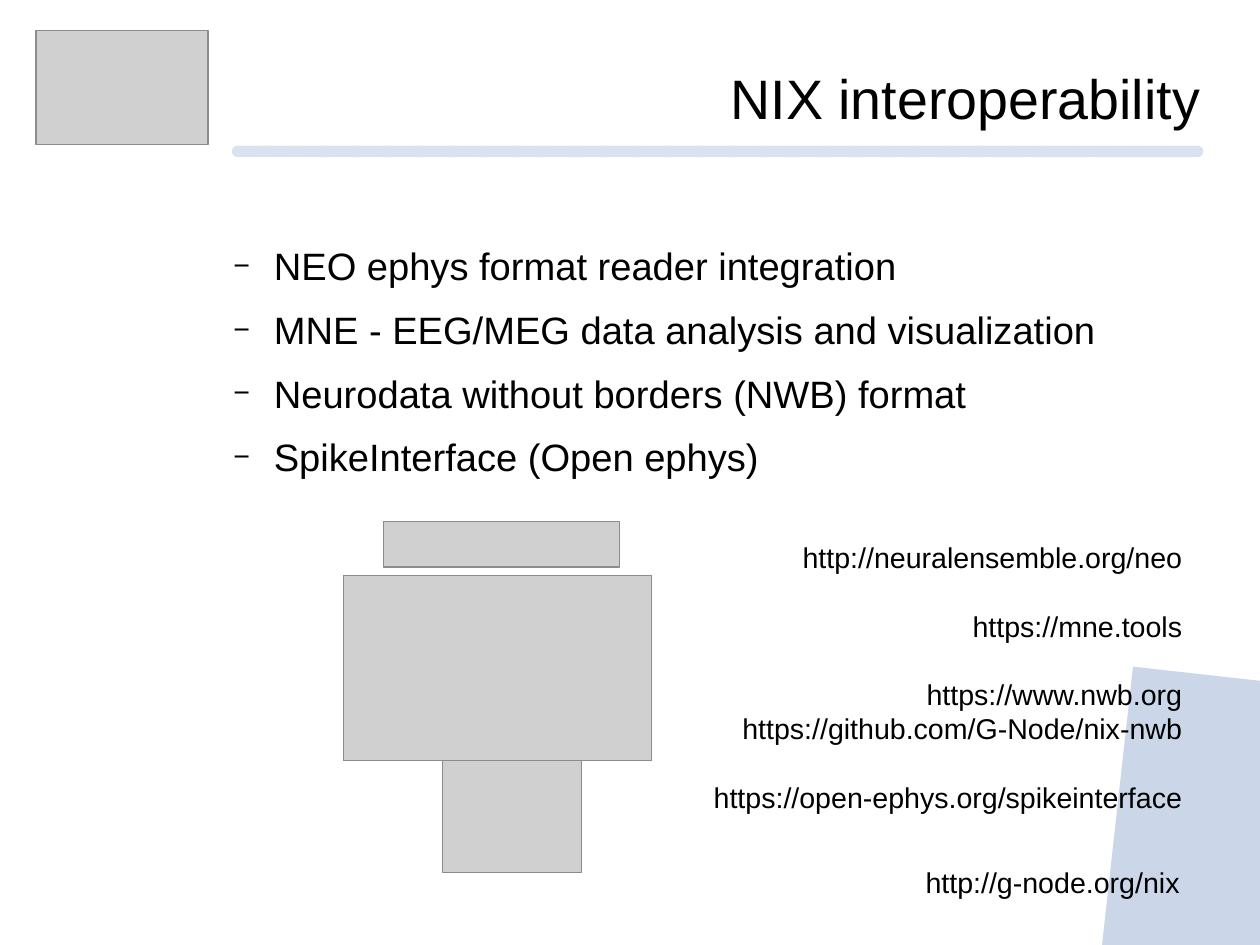
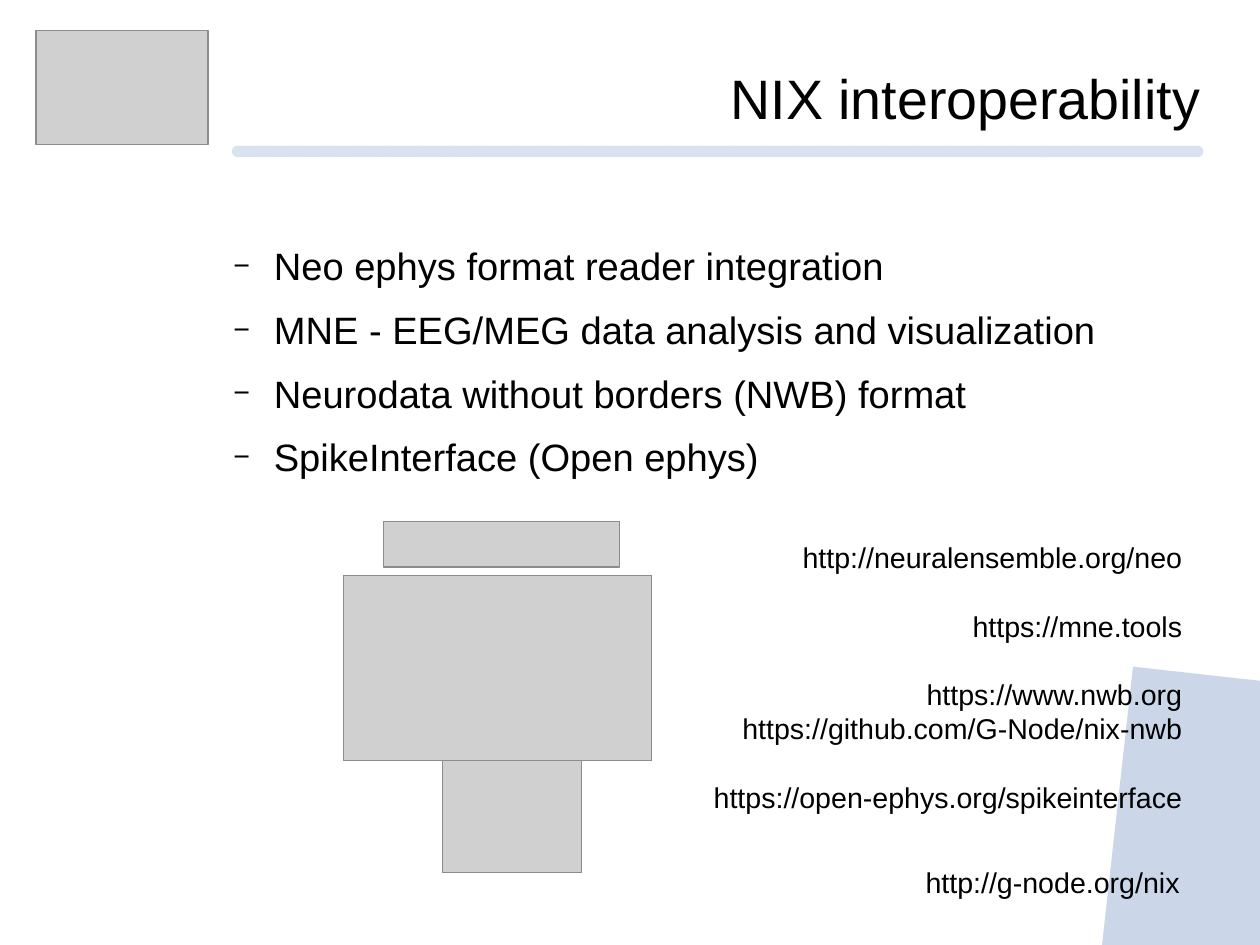
Before and after one commit to mpsonntag/prespost, a slide deck: slide 10 of 202109_BCCN_online/202109_BCCN_Online_conference.odp. Drawn at 1260x945 pixels with LibreOffice and Linux fonts; fonts in the diff are those of the drawing; grey boxes stand for pictures; background and template pictures are left out. Boxes give left, top, right and bottom in pixels: in the first picture for what was removed or moved away, otherwise in the second. Text is boxed around its words. In the diff, an @@ line names an element or a change of style, - is before the commit and + after.

```diff
--- a/202109_BCCN_online/202109_BCCN_Online_conference.odp
+++ b/202109_BCCN_online/202109_BCCN_Online_conference.odp
@@ text at bbox=[274, 252, 884, 288]: text changed @@
-  − NEO ephys format reader integration
+  − Neo ephys format reader integration
```
Also in this commit, not shown: 7 other slides changed, 1 other file.
